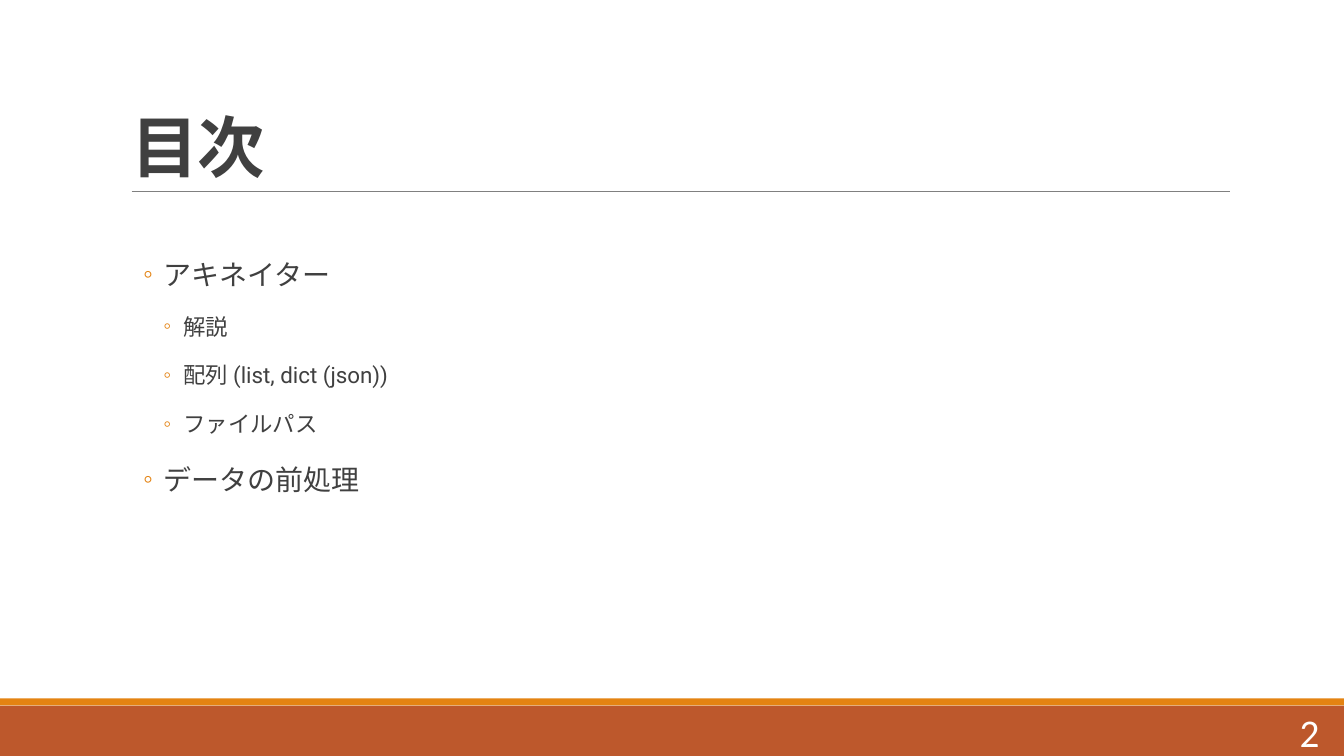
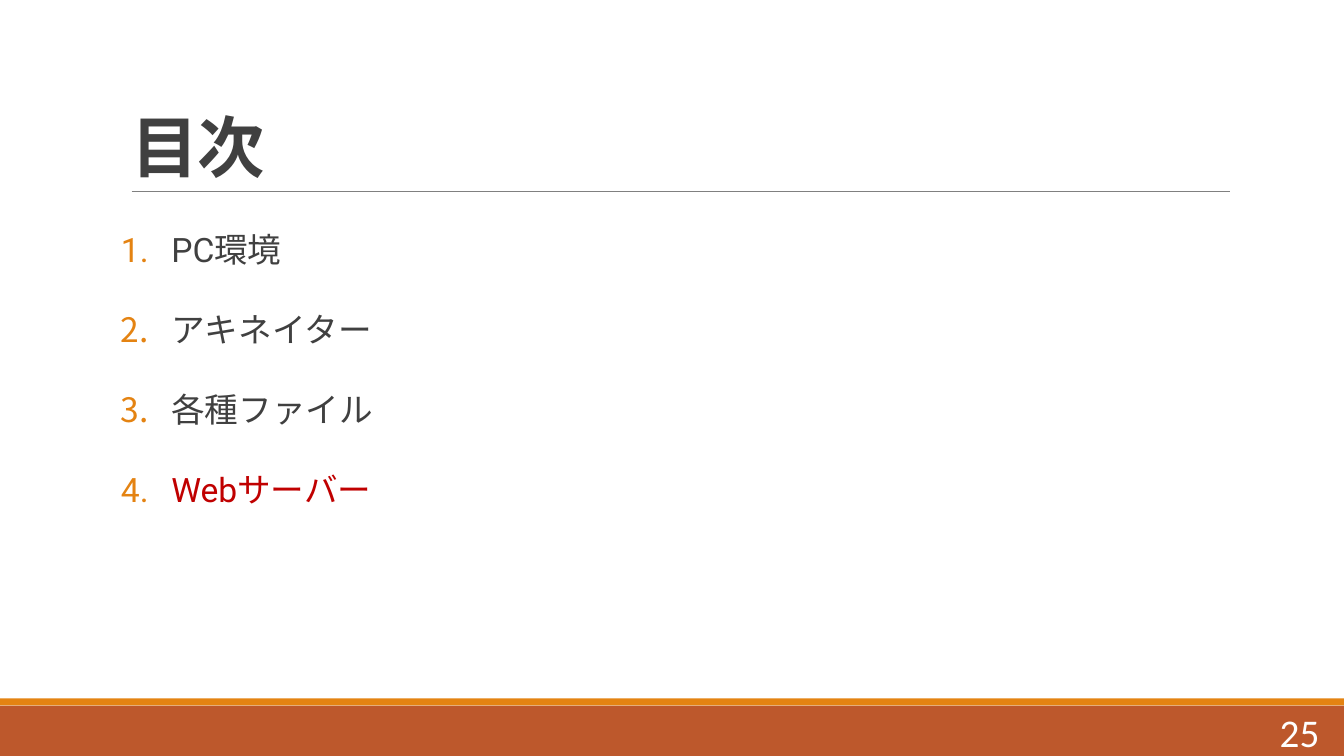
Before and after one commit to navy1634/Teach, a slide deck: slide 25 of Akinator/Akinator.pptx (slide 2 before the commit). Drawn at 1344x756 pixels with LibreOffice and Linux fonts; fonts in the diff are those of the drawing. Boxes give left, top, right and bottom in pixels: in the first picture for what was removed or moved away, otherwise in the second. Text is boxed around its words. In the diff, an @@ line names an element or a change of style, - is before the commit and + after.

```diff
--- a/Akinator/Akinator.pptx
+++ b/Akinator/Akinator.pptx
@@ text "PC環境": place and size @@
-text "PC環境" at <box>163,262,388,492</box>
+text "PC環境" at <box>171,234,373,504</box>
@@ text at <box>171,234,281,265</box>: paragraph added @@
+1. PC環境
@@ text at <box>171,315,371,344</box>: size 20 to 24 pt in "アキネイター"; bullet ◦ to 1.; list level 2 to 1 in "アキネイター" @@
@@ text at <box>171,393,373,504</box>: text changed; size 16 to 24 pt; text colour #404040 to #C00000 @@
-    ◦ 解説
-    ◦ 配列 (list, dict (json))
-    ◦ ファイルパス
-  ◦ データの前処理
+3. 各種ファイル
+4. Webサーバー
@@ page number at <box>1280,721,1320,748</box>: text changed @@
-2
+25
```
Also in this commit, not shown: 14 other slides changed, 2 slides added, 2 other files.
